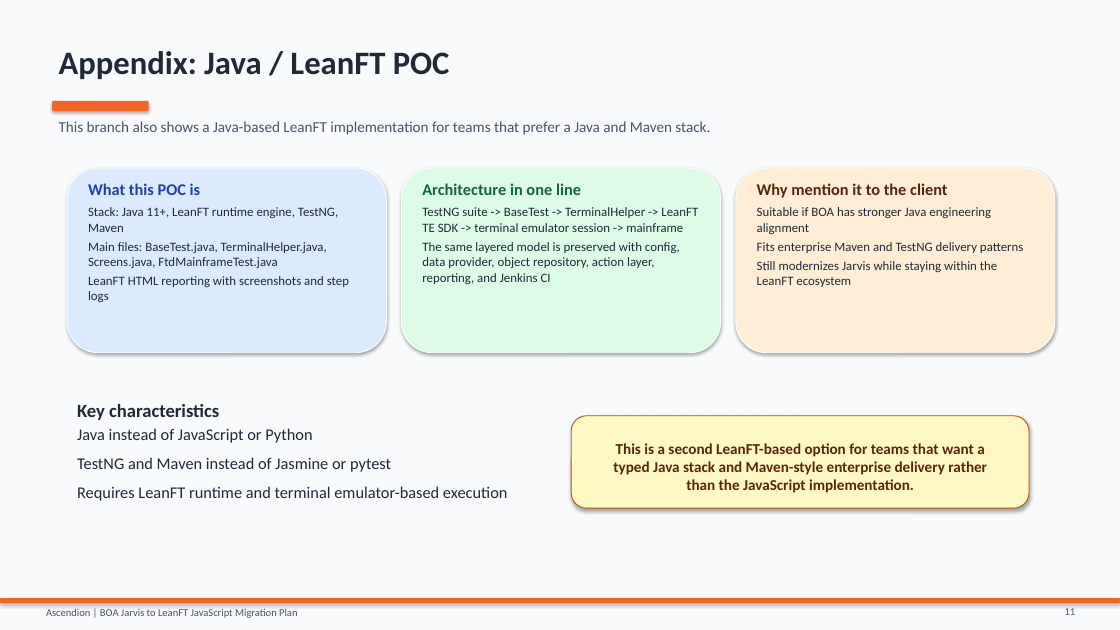
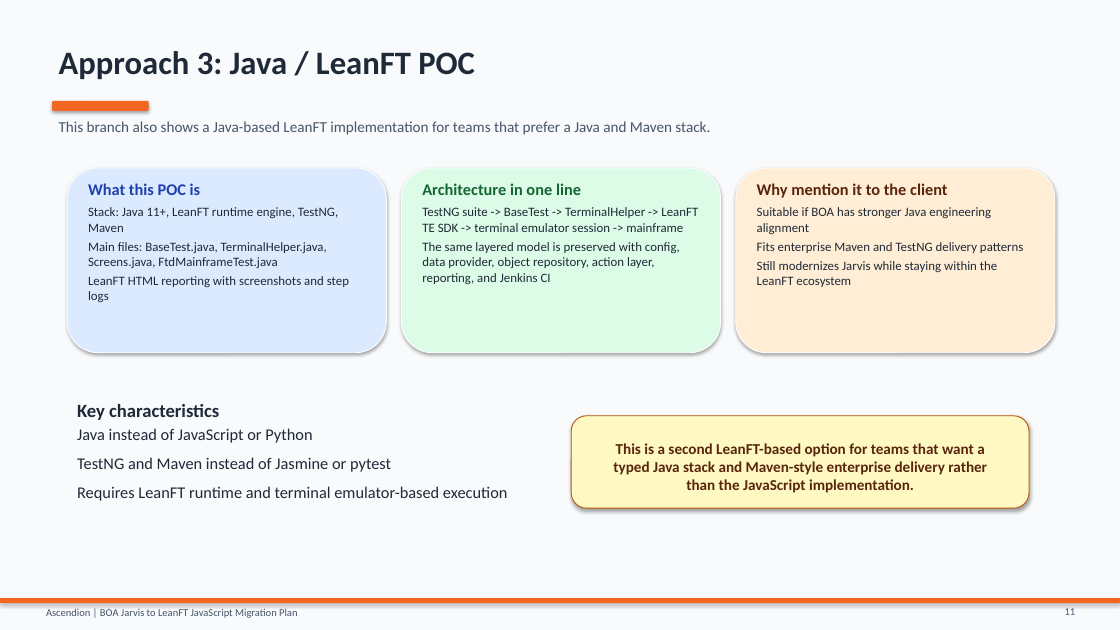
Before and after one commit to Ascen-dion/bank_of_america_leanft_javascript_poc, a slide deck: slide 14 of docs/presentation/BOA_Jarvis_to_LeanFT_Migration_Plan_updated_Final.pptx (slide 13 before the commit). Drawn at 1120x630 pixels with LibreOffice and Linux fonts; fonts in the diff are those of the drawing. Boxes give left, top, right and bottom in pixels: in the first picture for what was removed or moved away, otherwise in the second. Text is boxed around its words. In the diff, an @@ line names an element or a change of style, - is before the commit and + after.

```diff
--- a/docs/presentation/BOA_Jarvis_to_LeanFT_Migration_Plan_updated_Final.pptx
+++ b/docs/presentation/BOA_Jarvis_to_LeanFT_Migration_Plan_updated_Final.pptx
@@ text at (x1=59, y1=51, x2=475, y2=79): text changed @@
-Appendix: Java / LeanFT POC
+Approach 3: Java / LeanFT POC
```
Also in this commit, not shown: 2 other slides changed, 1 slide added, 3 other files.
